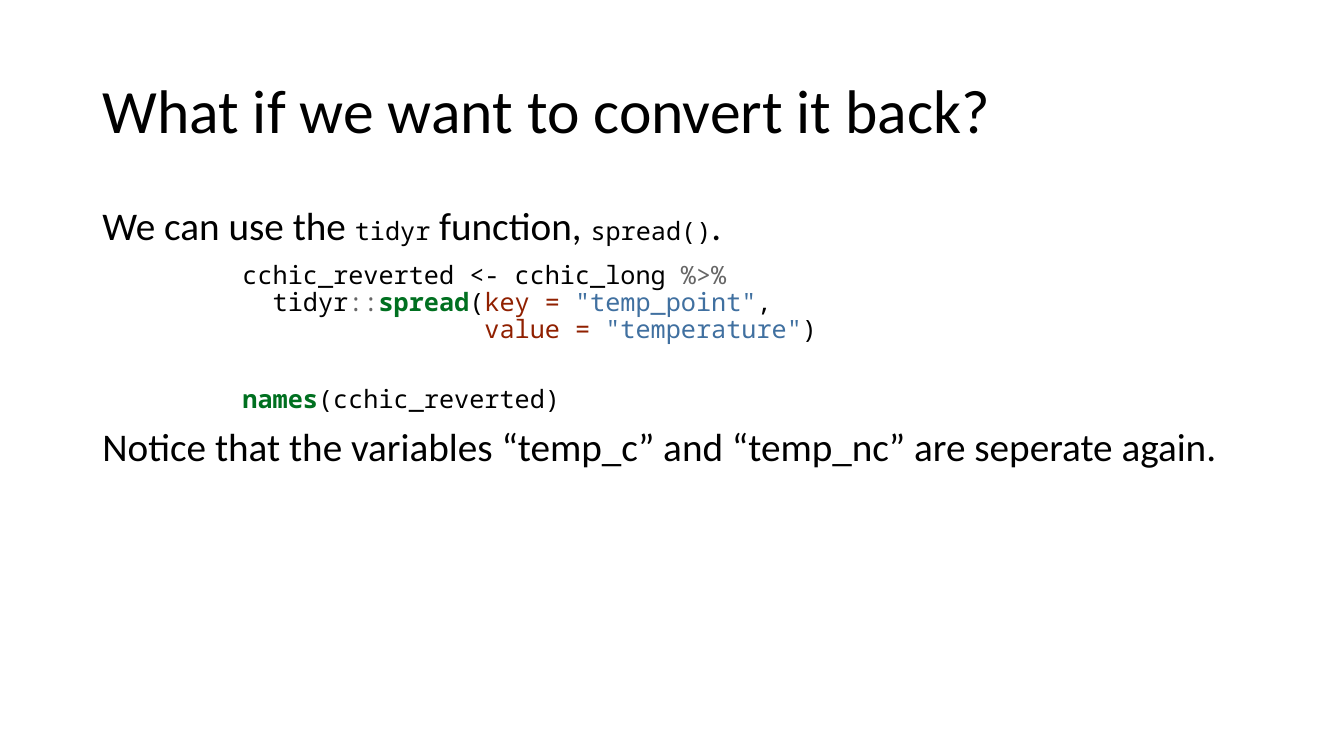
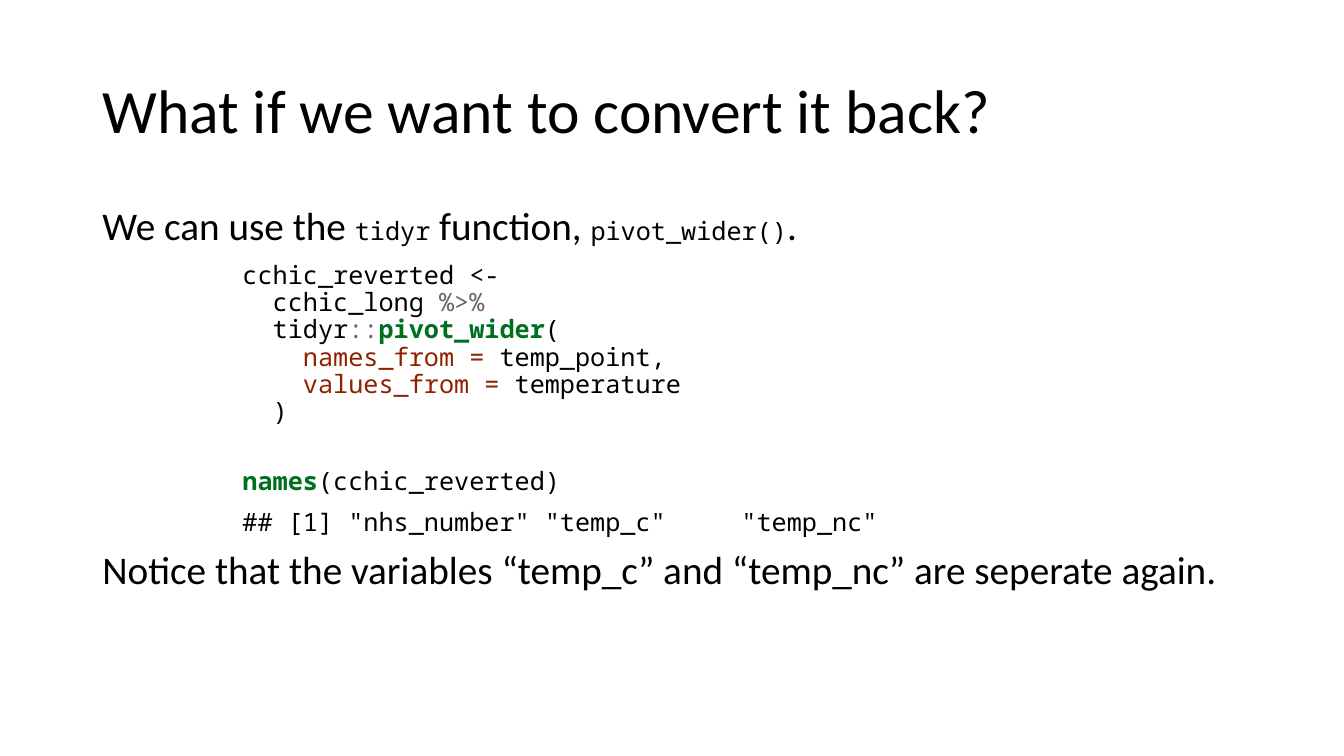
Before and after one commit to ClinicianCoders/ClinicianCoders, a slide deck: slide 34 of Workshops/Workshop4.pptx (slide 33 before the commit). Drawn at 1344x756 pixels with LibreOffice and Linux fonts; fonts in the diff are those of the drawing. Boxes give left, top, right and bottom in pixels: in the first picture for what was removed or moved away, otherwise in the second. Text is boxed around its words. In the diff, an @@ line names an element or a change of style, - is before the commit and + after.

```diff
--- a/Workshops/Workshop4.pptx
+++ b/Workshops/Workshop4.pptx
@@ text at [102,212,877,537]: text changed @@
-We can use the tidyr function, spread().
-cchic_reverted <- cchic_long %>%
-tidyr::spread(key = "temp_point",
-value = "temperature")
-names(cchic_reverted)
+We can use the tidyr function, pivot_wider().
+cchic_reverted <-
+cchic_long %>%
+tidyr::pivot_wider(
+names_from = temp_point,
+values_from = temperature
+)
+names(cchic_reverted)
+## [1] "nhs_number" "temp_c" "temp_nc"
```
Also in this commit, not shown: 3 other slides changed, 1 slide added, 4 other files.
